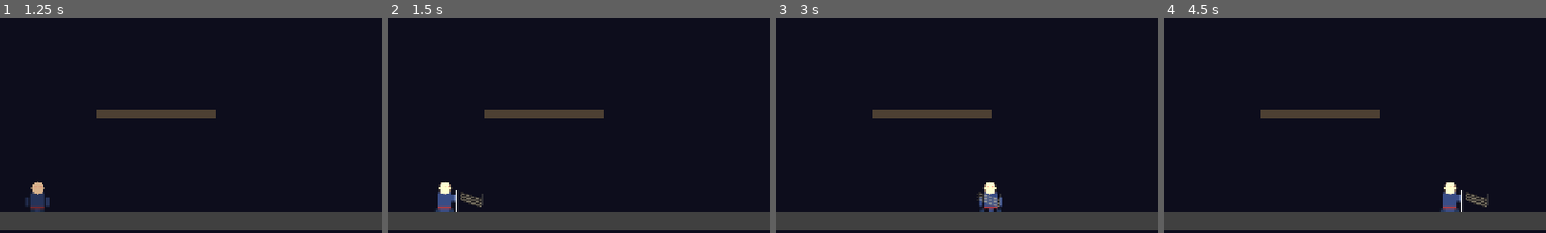
Above: before the commit, frames 1-4 (left to right).
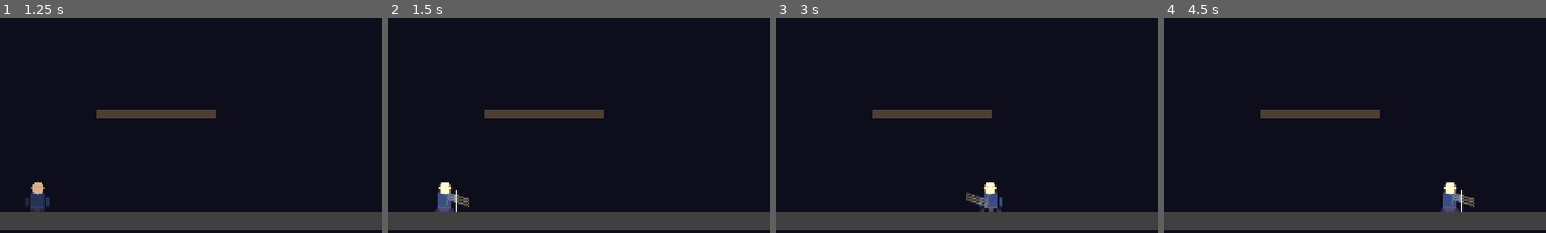
Above: after the commit, the same moments.

Repository: lightbearer1/shadow-ancient-path
Game: Godot game, scene res://scenes/ui/main_menu.tscn
Two runs of this game, one before a commit and one after it. Both use one fixed random seed, a clock stepped at 60 frames per second and the inputs below.
Inputs (mouse positions are % of the whole screen's width and height, from its top left):
- Up to frame 1 (1.25 s): click "开始游戏" at 0.5 s
- Up to frame 2 (1.5 s): move the mouse to (72, 45) at 1.27 s; hold D (move_right) from 1.28 s (still down); click (72, 45) at 1.35 s
- Up to frame 3 (3 s): tap W (jump) at 1.52, 2.27 s; move the mouse to (30, 55) at 2.02 s; tap Ctrl (dash) at 2.1 s; move the mouse to (60, 28) at 2.77 s; release D (move_right) at 2.78 s; hold A (move_left) from 2.78 s (still down); click (60, 28) at 2.85 s
- Up to frame 4 (4.5 s): move the mouse to (45, 70) at 3.52 s; release A (move_left) at 3.53 s; hold D (move_right) from 3.53 s (still down); tap Ctrl (dash) at 3.6 s; tap W (jump) at 3.77 s; move the mouse to (80, 65) at 4.27 s; click (80, 65) at 4.35 s
The pictures show only the part of the screen within x 11-61%, y 50-100%; the shares and areas given below are measured in that part.

Frame 1 is identical in both runs. In frame 2, 0.4% of the frame differs, in the area x 15-25%, y 80-88%; in frame 3, 0.3%; in frame 4, 0.4%.

Commit message:
fix: slash effect centered at hitbox origin, works correctly in both directions

Diff:
--- a/scripts/player/player_controller.gd
+++ b/scripts/player/player_controller.gd
@@ -361,29 +361,29 @@
 
 
 func _draw_slash(slash_node: Node2D, direction: int) -> void:
-	## Draw slash effect matching actual HitBox dimensions (40x20)
-	var hitbox_w: float = 40.0
-	var hitbox_h: float = 20.0
+	## Draw slash centered on HitBox origin (matches RectangleShape2D 40x20 centered at origin)
+	var hw: float = 20.0  ## half-width
+	var hh: float = 10.0  ## half-height
 	var slash_color: Color = Color(0.9, 0.85, 0.7, 0.8)
 	var glow_color: Color = Color(1.0, 0.9, 0.5, 0.25)
 
-	## Hitbox outline
-	slash_node.draw_rect(Rect2(0, -hitbox_h / 2.0, hitbox_w, hitbox_h), Color(1, 1, 0.8, 0.3), false, 1.5)
-
-	## Glow layer (3 wide diagonal strokes)
+	## Hitbox outline centered at origin
+	slash_node.draw_rect(Rect2(-hw, -hh, hw * 2, hh * 2), Color(1, 1, 0.8, 0.3), false, 1.5)
+
+	## Glow layer
 	for i in range(3):
 		var y_off: float = (i - 1) * 5.0
 		slash_node.draw_line(
-			Vector2(2.0, -hitbox_h / 2.0 + 4.0 + y_off),
-			Vector2(hitbox_w - 2.0, hitbox_h / 2.0 - 4.0 + y_off),
+			Vector2(-hw + 2.0, -hh + 4.0 + y_off),
+			Vector2(hw - 2.0, hh - 4.0 + y_off),
 			glow_color, 5.0)
 
-	## Main slash (3 sharp diagonal strokes)
+	## Main slash
 	for i in range(3):
 		var y_off: float = (i - 1) * 5.0
 		slash_node.draw_line(
-			Vector2(2.0, -hitbox_h / 2.0 + 4.0 + y_off),
-			Vector2(hitbox_w - 2.0, hitbox_h / 2.0 - 4.0 + y_off),
+			Vector2(-hw + 2.0, -hh + 4.0 + y_off),
+			Vector2(hw - 2.0, hh - 4.0 + y_off),
 			slash_color, 2.0)
 
 
